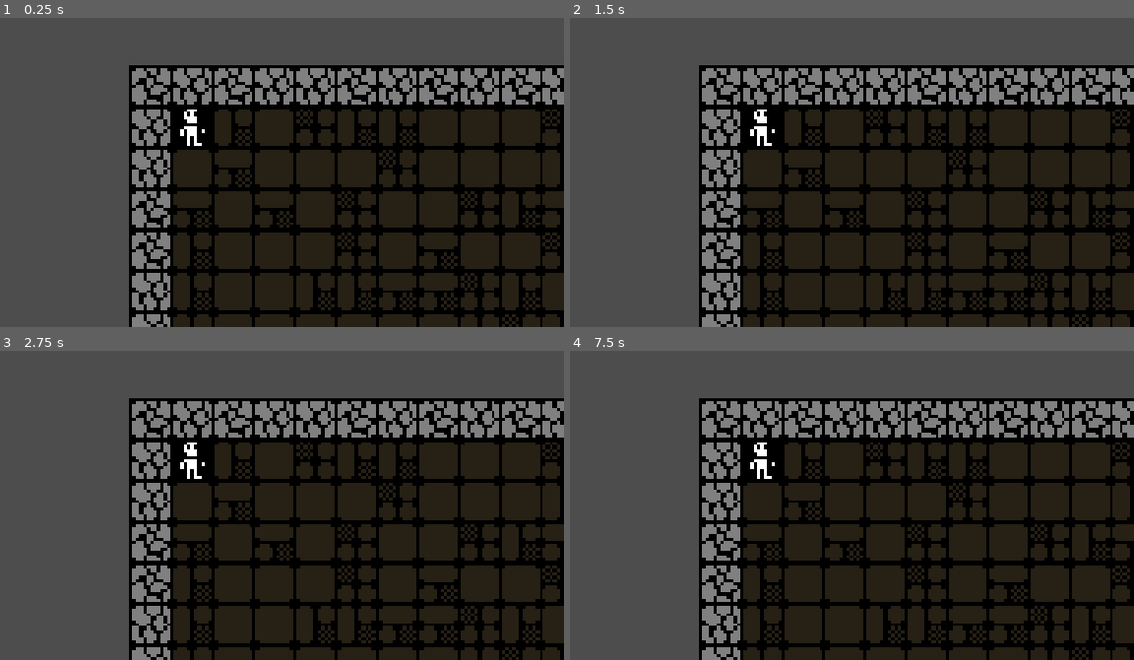
Above: before the commit, frames 1-4 (two rows, left to right).
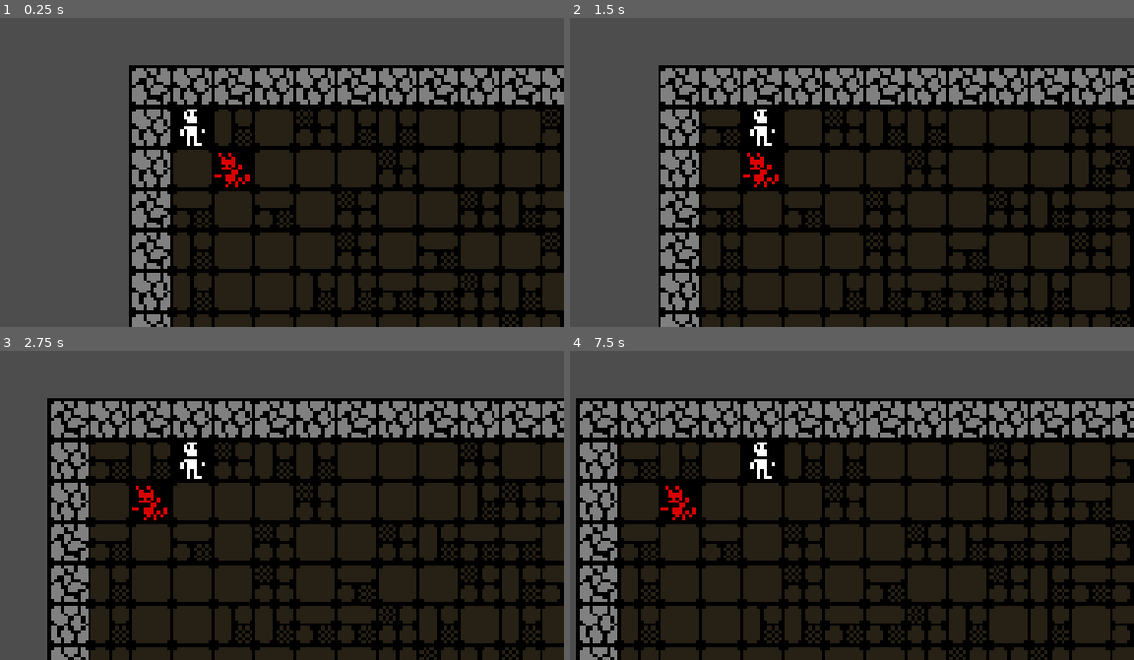
Above: after the commit, the same moments.

Repository: Alfons08/Dungeon-crawler
Game: Godot game, scene res://Scenes/main.tscn
Two runs of this game, one before a commit and one after it. Both use one fixed random seed, a clock stepped at 60 frames per second and the inputs below.
Inputs:
- Up to frame 1 (0.25 s): no input
- Up to frame 2 (1.5 s): tap Enter at 0.5 s; hold D (right) 0.53-1.28 s; tap Space at 1.25 s; hold S (down) from 1.28 s (still down)
- Up to frame 3 (2.75 s): tap Enter at 2 s; release S (down) at 2.03 s; hold D (right) from 2.03 s (still down)
- Up to frame 4 (7.5 s): tap Space at 2.75, 4.25 s; release D (right) at 2.78 s; hold W (up) 2.78-3.53 s; tap Enter at 3.5 s; hold A (left) 3.53-5.03 s; hold S (down) 5.03-5.78 s; hold D (right) 5.78-6.53 s; hold W (up) 6.53-7.28 s; hold D (right) from 7.28 s (still down)

The runs differ from the first frame. In frame 1, 0.6% of the frame differs, in the area x 38-45%, y 42-55%; in frame 2, 21%; in frame 3, 24%; in frame 4, 33%, in the area x 1-100%, y 15-100%.
Error before the commit: Invalid access to property or key 'player_turn_started' on a base object of type 'null instance'. (res://Scripts/player.gd:23)

Commit message:
added enemy scene
worked on enemies and thought about impimenting a enemy manager

Diff:
--- a/dungeon-crawler-game-2-bit/Scenes/Levels/level.tscn
+++ b/dungeon-crawler-game-2-bit/Scenes/Levels/level.tscn
@@ -1,6 +1,7 @@
 [gd_scene format=4 uid="uid://cl1r3nko5kh4v"]
 
 [ext_resource type="Texture2D" uid="uid://ysy8iu63s8xa" path="res://Resources/urizen_onebit_tileset__v2d0.png" id="1_f1n8c"]
+[ext_resource type="PackedScene" uid="uid://bd5fmyhdhml36" path="res://Scenes/enemy.tscn" id="2_7x7pb"]
 
 [sub_resource type="TileSetAtlasSource" id="TileSetAtlasSource_f1n8c"]
 texture = ExtResource("1_f1n8c")
@@ -10391,3 +10392,8 @@
 tile_set = SubResource("TileSet_tyfcb")
 rendering_quadrant_size = 12
 physics_quadrant_size = 12
+
+[node name="Enemies" type="Node2D" parent="." unique_id=1388817999]
+
+[node name="Enemy" parent="Enemies" unique_id=837729429 instance=ExtResource("2_7x7pb")]
+position = Vector2(30, 18)
--- /dev/null
+++ b/dungeon-crawler-game-2-bit/Scenes/enemy.tscn
@@ -0,0 +1,91 @@
+[gd_scene format=3 uid="uid://bd5fmyhdhml36"]
+
+[ext_resource type="Script" uid="uid://cvkgflfuk5d62" path="res://Scripts/EnemyScripts/enemy.gd" id="1_1f0kj"]
+[ext_resource type="Texture2D" uid="uid://ysy8iu63s8xa" path="res://Resources/urizen_onebit_tileset__v2d0.png" id="1_hghv2"]
+[ext_resource type="Script" uid="uid://cventt6y3vns4" path="res://Scripts/EnemyScripts/enemy_stats.gd" id="3_afpow"]
+[ext_resource type="Script" uid="uid://caurr3l1xgmim" path="res://Scripts/EnemyScripts/enemy_idle_state.gd" id="4_287tu"]
+[ext_resource type="Script" uid="uid://bt8rx0rxp2llo" path="res://Scripts/EnemyScripts/enemy_state_machine.gd" id="4_0830c"]
+[ext_resource type="Script" uid="uid://dh7uxfof4sw11" path="res://Scripts/EnemyScripts/enemy_patrol_state.gd" id="6_ghaa6"]
+[ext_resource type="Script" uid="uid://cnx5q0trq4o0p" path="res://Scripts/EnemyScripts/enemy_chase_state.gd" id="7_1dp5w"]
+
+[sub_resource type="AtlasTexture" id="AtlasTexture_1f0kj"]
+atlas = ExtResource("1_hghv2")
+region = Rect2(1353, 261, 12, 12)
+
+[sub_resource type="AtlasTexture" id="AtlasTexture_afpow"]
+atlas = ExtResource("1_hghv2")
+region = Rect2(1366, 261, 12, 12)
+
+[sub_resource type="AtlasTexture" id="AtlasTexture_287tu"]
+atlas = ExtResource("1_hghv2")
+region = Rect2(1379, 261, 12, 12)
+
+[sub_resource type="AtlasTexture" id="AtlasTexture_0830c"]
+atlas = ExtResource("1_hghv2")
+region = Rect2(1392, 261, 12, 12)
+
+[sub_resource type="AtlasTexture" id="AtlasTexture_ghaa6"]
+atlas = ExtResource("1_hghv2")
+region = Rect2(1405, 261, 12, 12)
+
+[sub_resource type="SpriteFrames" id="SpriteFrames_ne65n"]
+animations = [{
+"frames": [{
+"duration": 1.0,
+"texture": SubResource("AtlasTexture_1f0kj")
+}, {
+"duration": 1.0,
+"texture": SubResource("AtlasTexture_afpow")
+}, {
+"duration": 1.0,
+"texture": SubResource("AtlasTexture_287tu")
+}, {
+"duration": 1.0,
+"texture": SubResource("AtlasTexture_0830c")
+}, {
+"duration": 1.0,
+"texture": SubResource("AtlasTexture_ghaa6")
+}],
+"loop": 1,
+"name": &"default",
+"speed": 5.0
+}]
+
+[sub_resource type="RectangleShape2D" id="RectangleShape2D_hghv2"]
+size = Vector2(12, 12)
+
+[node name="Enemy" type="CharacterBody2D" unique_id=837729429 groups=["enemies"]]
+collision_layer = 4
+collision_mask = 3
+script = ExtResource("1_1f0kj")
+
+[node name="AnimatedSprite2D" type="AnimatedSprite2D" parent="." unique_id=1520732014]
+texture_filter = 1
+sprite_frames = SubResource("SpriteFrames_ne65n")
+frame_progress = 0.6777262
+
+[node name="CollisionShape2D" type="CollisionShape2D" parent="." unique_id=1957831287]
+shape = SubResource("RectangleShape2D_hghv2")
+
+[node name="VisionRay" type="RayCast2D" parent="." unique_id=770227134]
+collision_mask = 3
+
+[node name="Stats" type="Node" parent="." unique_id=1702455691]
+script = ExtResource("3_afpow")
+
+[node name="WaitingTimer" type="Timer" parent="." unique_id=1037665980]
+one_shot = true
+
+[node name="EnemyStateMachine" type="Node" parent="." unique_id=62808422]
+script = ExtResource("4_0830c")
+
+[node name="IdleState" type="Node" parent="EnemyStateMachine" unique_id=1945457559]
+script = ExtResource("4_287tu")
+
+[node name="PatrolState" type="Node" parent="EnemyStateMachine" unique_id=27942855]
+script = ExtResource("6_ghaa6")
+
+[node name="ChaseState" type="Node" parent="EnemyStateMachine" unique_id=1460777194]
+script = ExtResource("7_1dp5w")
+
+[node name="AttackState" type="Node" parent="EnemyStateMachine" unique_id=291723765]
--- a/dungeon-crawler-game-2-bit/Scenes/main.tscn
+++ b/dungeon-crawler-game-2-bit/Scenes/main.tscn
@@ -3,7 +3,6 @@
 [ext_resource type="PackedScene" uid="uid://cl1r3nko5kh4v" path="res://Scenes/Levels/level.tscn" id="1_bo1nx"]
 [ext_resource type="PackedScene" uid="uid://cai37h30ylth4" path="res://Scenes/player.tscn" id="2_8gbba"]
 [ext_resource type="Script" uid="uid://d3bi5r04epr0h" path="res://Scripts/turn_manager.gd" id="2_jjvhh"]
-[ext_resource type="Script" uid="uid://c0vofxmcl52de" path="res://Scenes/game_manager.gd" id="2_kry3j"]
 
 [node name="Main" type="Node2D" unique_id=316402161]
 
@@ -13,13 +12,17 @@
 
 [node name="Level" parent="WorldHolder" unique_id=989967779 instance=ExtResource("1_bo1nx")]
 
-[node name="GameManager" type="Node" parent="." unique_id=968710616]
-script = ExtResource("2_kry3j")
+[node name="GameThing" type="Node" parent="." unique_id=968710616]
 
-[node name="TurnManager" type="Node" parent="GameManager" unique_id=1701453239]
+[node name="TurnManager" type="Node" parent="GameThing" unique_id=1701453239]
 script = ExtResource("2_jjvhh")
 
-[node name="Player" parent="." unique_id=710603248 instance=ExtResource("2_8gbba")]
+[node name="EnemyManager" type="Node" parent="GameThing" unique_id=1679671392]
+
+[node name="CombatManager" type="Node" parent="GameThing" unique_id=902485327]
+
+[node name="Player" parent="." unique_id=710603248 node_paths=PackedStringArray("turn_manager") instance=ExtResource("2_8gbba")]
 position = Vector2(12, 0)
+turn_manager = NodePath("../GameThing/TurnManager")
 
 [node name="UI" type="CanvasLayer" parent="." unique_id=41922841]
--- a/dungeon-crawler-game-2-bit/Scenes/player.tscn
+++ b/dungeon-crawler-game-2-bit/Scenes/player.tscn
@@ -1,12 +1,12 @@
 [gd_scene format=3 uid="uid://cai37h30ylth4"]
 
-[ext_resource type="Script" uid="uid://dgk0u032dnhoy" path="res://Scripts/player.gd" id="1_cvnsp"]
+[ext_resource type="Script" uid="uid://dgk0u032dnhoy" path="res://Scripts/PlayerScripts/player.gd" id="1_cvnsp"]
 [ext_resource type="Texture2D" uid="uid://ysy8iu63s8xa" path="res://Resources/urizen_onebit_tileset__v2d0.png" id="1_v0iea"]
-[ext_resource type="Script" uid="uid://cnijhf3nt5d20" path="res://Scripts/player_state_machine.gd" id="3_3smsa"]
-[ext_resource type="Script" uid="uid://c7ob4hoir52qv" path="res://Scripts/attackingstate.gd" id="3_6t5aa"]
-[ext_resource type="Script" uid="uid://cpb804dv7s2jx" path="res://Scripts/idlestate.gd" id="3_x3wgy"]
-[ext_resource type="Script" uid="uid://bxo2qas4dsujo" path="res://Scripts/movingstate.gd" id="4_3smsa"]
-[ext_resource type="Script" uid="uid://bol6l617xeycs" path="res://Scripts/targetingState.gd" id="6_8erm5"]
+[ext_resource type="Script" uid="uid://cnijhf3nt5d20" path="res://Scripts/PlayerScripts/player_state_machine.gd" id="3_3smsa"]
+[ext_resource type="Script" uid="uid://c7ob4hoir52qv" path="res://Scripts/PlayerScripts/attackingstate.gd" id="3_6t5aa"]
+[ext_resource type="Script" uid="uid://cpb804dv7s2jx" path="res://Scripts/PlayerScripts/idlestate.gd" id="3_x3wgy"]
+[ext_resource type="Script" uid="uid://bxo2qas4dsujo" path="res://Scripts/PlayerScripts/movingstate.gd" id="4_3smsa"]
+[ext_resource type="Script" uid="uid://bol6l617xeycs" path="res://Scripts/PlayerScripts/targetingState.gd" id="6_8erm5"]
 
 [sub_resource type="RectangleShape2D" id="RectangleShape2D_kjs7a"]
 size = Vector2(12, 12)
@@ -15,17 +15,25 @@
 atlas = ExtResource("1_v0iea")
 region = Rect2(1353, 1, 12, 12)
 
-[sub_resource type="AtlasTexture" id="AtlasTexture_cvnsp"]
+[sub_resource type="AtlasTexture" id="AtlasTexture_8erm5"]
 atlas = ExtResource("1_v0iea")
-region = Rect2(1366, 1, 12, 12)
+region = Rect2(1353, 599, 12, 12)
 
-[sub_resource type="AtlasTexture" id="AtlasTexture_6t5aa"]
+[sub_resource type="AtlasTexture" id="AtlasTexture_f1ek2"]
 atlas = ExtResource("1_v0iea")
-region = Rect2(1379, 1, 12, 12)
+region = Rect2(1366, 599, 12, 12)
 
-[sub_resource type="AtlasTexture" id="AtlasTexture_vgqql"]
+[sub_resource type="AtlasTexture" id="AtlasTexture_tx1dd"]
 atlas = ExtResource("1_v0iea")
-region = Rect2(1392, 1, 12, 12)
+region = Rect2(1379, 599, 12, 12)
+
+[sub_resource type="AtlasTexture" id="AtlasTexture_gymyn"]
+atlas = ExtResource("1_v0iea")
+region = Rect2(1392, 599, 12, 12)
+
+[sub_resource type="AtlasTexture" id="AtlasTexture_pu2lt"]
+atlas = ExtResource("1_v0iea")
+region = Rect2(1405, 599, 12, 12)
 
 [sub_resource type="AtlasTexture" id="AtlasTexture_fkybt"]
 atlas = ExtResource("1_v0iea")
@@ -50,16 +58,22 @@
 "texture": SubResource("AtlasTexture_v0iea")
 }, {
 "duration": 1.0,
-"texture": SubResource("AtlasTexture_cvnsp")
+"texture": SubResource("AtlasTexture_8erm5")
 }, {
 "duration": 1.0,
-"texture": SubResource("AtlasTexture_6t5aa")
+"texture": SubResource("AtlasTexture_f1ek2")
 }, {
 "duration": 1.0,
-"texture": SubResource("AtlasTexture_vgqql")
+"texture": SubResource("AtlasTexture_tx1dd")
+}, {
+"duration": 1.0,
+"texture": SubResource("AtlasTexture_gymyn")
+}, {
+"duration": 1.0,
+"texture": SubResource("AtlasTexture_pu2lt")
 }],
 "loop": 1,
-"name": &"default",
+"name": &"default_walk",
 "speed": 5.0
 }, {
 "frames": [{
@@ -82,6 +96,7 @@
 
 [node name="Player" type="CharacterBody2D" unique_id=710603248]
 collision_layer = 2
+collision_mask = 5
 script = ExtResource("1_cvnsp")
 
 [node name="CollisionShape2D" type="CollisionShape2D" parent="." unique_id=699870551]
@@ -91,11 +106,13 @@
 [node name="AnimatedSprite2D" type="AnimatedSprite2D" parent="." unique_id=1021097864]
 texture_filter = 1
 sprite_frames = SubResource("SpriteFrames_f60y1")
+animation = &"default_walk"
 centered = false
 
 [node name="RayCast2D" type="RayCast2D" parent="." unique_id=277659832]
 position = Vector2(6, 6)
 target_position = Vector2(0, 0)
+collision_mask = 5
 
 [node name="Camera2D" type="Camera2D" parent="." unique_id=1190983530]
 zoom = Vector2(5, 5)
--- a/dungeon-crawler-game-2-bit/Scenes/game_manager.gd
+++ b/dungeon-crawler-game-2-bit/Scripts/Autoloads/game_manager.gd
@@ -1,6 +1,7 @@
 extends Node
 
-class_name GameManager
+
+
 
 enum GameMode {
 	EXPLORATION,
--- /dev/null
+++ b/dungeon-crawler-game-2-bit/Scripts/EnemyScripts/enemy.gd
@@ -0,0 +1,41 @@
+extends CharacterBody2D
+
+class_name Enemy
+
+@export var tile_size: int = 12
+@export var move_speed: float = 8.0
+@export var vision_range: float = 120.0
+
+
+@onready var vision_ray: RayCast2D = $VisionRay
+
+
+func _ready() -> void:
+	add_to_group("enemies")
+
+
+func can_see_player() -> bool:
+
+	# Find the player
+	var player = get_tree().get_first_node_in_group("player")
+
+	if player == null:
+		return false
+
+	# Check distance
+	var distance = global_position.distance_to(
+		player.global_position
+	)
+
+	if distance > vision_range:
+		return false
+
+	# Point ray towards player
+	vision_ray.target_position = vision_ray.to_local(
+		player.global_position
+	)
+
+	vision_ray.force_raycast_update()
+
+	# Check if ray hits player
+	return vision_ray.get_collider() == player
--- /dev/null
+++ b/dungeon-crawler-game-2-bit/Scripts/EnemyScripts/enemy_chase_state.gd
@@ -0,0 +1,11 @@
+extends EnemyState
+
+
+func enter() -> void:
+	pass
+
+func physics_update(_delta: float) -> void:
+	pass
+
+func exit()->void:
+	pass
--- /dev/null
+++ b/dungeon-crawler-game-2-bit/Scripts/EnemyScripts/enemy_idle_state.gd
@@ -0,0 +1,11 @@
+extends EnemyState
+
+
+func enter() -> void:
+	pass
+
+func physics_update(_delta: float) -> void:
+	pass
+
+func exit()->void:
+	pass
--- /dev/null
+++ b/dungeon-crawler-game-2-bit/Scripts/EnemyScripts/enemy_patrol_state.gd
@@ -0,0 +1,11 @@
+extends EnemyState
+
+
+func enter() -> void:
+	pass
+
+func physics_update(_delta: float) -> void:
+	pass
+
+func exit()->void:
+	pass
--- /dev/null
+++ b/dungeon-crawler-game-2-bit/Scripts/EnemyScripts/enemy_state_machine.gd
@@ -0,0 +1,53 @@
+extends Node
+class_name EnemyStateMachine
+
+
+@onready var enemy: Enemy = get_parent()
+#referens till enemy
+var current_state: EnemyState = null
+
+
+
+
+
+func _ready() -> void:
+
+
+
+	for child in get_children():
+
+		var state = child as EnemyState
+		#ger varje child en referens till spelaren och till statemachine
+		if state:
+			state.enemy = enemy
+			state.state_machine = self
+
+	# Start in Idle
+	transition_to("IdleState")
+
+func _physics_process(delta: float) -> void:
+	#physics process för "staten"
+
+	if current_state:
+		current_state.physics_update(delta)
+
+
+
+func transition_to(state_name: String) -> void:
+
+	var next_state = get_node_or_null(state_name) as EnemyState
+
+	if next_state == null:
+		push_error("State not found: " + state_name)
+		return
+
+	if current_state == next_state:
+		return
+
+	# Lämna nuvarande "state"
+	if current_state:
+		current_state.exit()
+
+	# Aktivera nytt "state"
+	current_state = next_state
+	current_state.enter()
--- /dev/null
+++ b/dungeon-crawler-game-2-bit/Scripts/EnemyScripts/enemy_stats.gd
@@ -0,0 +1,25 @@
+extends Node
+
+class_name Stats
+
+signal health_changed(amount:int)
+signal died
+
+@export var max_health: int = 10
+
+var current_health: int
+
+func _ready() -> void:
+	current_health = max_health
+
+func take_damage(amount:int)->void:
+
+	if current_health <= 0 or amount <= 0:
+		return
+
+	current_health = max(0, current_health - amount)
+
+	health_changed.emit(current_health)
+
+	if current_health == 0:
+		died.emit()
--- /dev/null
+++ b/dungeon-crawler-game-2-bit/Scripts/EnemyScripts/enemystate.gd
@@ -0,0 +1,15 @@
+extends Node
+
+class_name EnemyState
+
+var enemy: Enemy
+var state_machine: EnemyStateMachine
+
+func enter()->void:
+	pass
+
+func exit()->void:
+	pass
+
+func _physics_process(delta: float) -> void:
+	pass
--- a/dungeon-crawler-game-2-bit/Scripts/MovingState.gd
+++ /dev/null
@@ -1,79 +0,0 @@
-extends PlayerState
-
-
-func enter() -> void:
-	print("Entered Moving")
-
-"""
-Detta med state machines fick jag lära mig att
-man vill dela upp till olika scripts.
-Var tvungen att ta hjälp av guides för att lösa detta.
-Men själva grundkoden har jag gjort.
-Bara att först detta med classes
-"""
-
-func physics_update(delta: float) -> void:
-
-	#updateras av StateMachine
-
-
-	# 1. Check if player pressed a new direction
-	var new_direction = player.get_just_pressed_direction()
-
-	if new_direction != Vector2.ZERO:
-		player.queued_direction = new_direction
-
-
-	# 2. Move towards the target tile
-	player.position = player.position.move_toward(player.target_position,player.move_speed * player.tile_size * delta)
-
-
-	#check if target tile reached
-	if player.position.distance_to(player.target_position) < 0.1:
-		#snap to targeted_position
-		player.position = player.target_position
-
-
-		player.current_direction = Vector2.ZERO
-
-		state_machine.transition_to("IdleState")
-
-		player.turn_manager.spend_action_point(1)
-
-	"""
-
-	# 3. Check if target tile has been reached
-	if player.position.distance_to(player.target_position) < 0.1:
-
-		player.position = player.target_position
-		player.turn_manager.spend_action_point(1)
-
-		# 4. Determine the next direction
-		var next_direction = player.queued_direction
-		player.queued_direction = Vector2.ZERO
-
-		# If no direction is queued, continue current movement
-		if next_direction == Vector2.ZERO and player.is_action_held():
-			next_direction = player.current_direction
-
-
-		# 5. Start the next movement if possible
-		if next_direction != Vector2.ZERO and player.can_move_in(next_direction):
-			player.start_move(next_direction)
-			return
-
-		# If the queued direction was blocked, try continuing straight
-		if player.is_action_held() and player.current_direction != Vector2.ZERO:
-			if player.can_move_in(player.current_direction):
-				player.start_move(player.current_direction)
-				return
-
-		# 6. Otherwise, stop and return to Idle
-		player.current_direction = Vector2.ZERO
-		state_machine.transition_to("IdleState")
-
-
-	"""
-
-func exit() -> void:
-	print("Exited Moving")
--- a/dungeon-crawler-game-2-bit/Scripts/IdleState.gd
+++ b/dungeon-crawler-game-2-bit/Scripts/PlayerScripts/idlestate.gd
@@ -1,7 +1,7 @@
 extends PlayerState
 
 func enter() -> void:
-	print("Entered Idle")
+	pass
 
 
 func physics_update(_delta: float) -> void:
@@ -13,7 +13,7 @@
 	var direction: Vector2
 
 
-	if player.GameManager.current_mode == player.GameManager.GameMode.COMBAT:
+	if GameManager.current_mode == GameManager.GameMode.COMBAT:
 		#check if player can perform action
 		if not player.turn_manager.can_perform_action(1):
 				return
@@ -37,4 +37,4 @@
 
 
 func exit() -> void:
-	print("Exited Idle")
+	pass
--- /dev/null
+++ b/dungeon-crawler-game-2-bit/Scripts/PlayerScripts/movingstate.gd
@@ -0,0 +1,70 @@
+extends PlayerState
+
+
+func enter() -> void:
+	pass
+
+"""
+Detta med state machines fick jag lära mig att
+man vill dela upp till olika scripts.
+Var tvungen att ta hjälp av guides för att lösa detta.
+Men själva grundkoden har jag gjort.
+Bara att först detta med classes
+"""
+
+func physics_update(delta: float) -> void:
+
+	#updateras av StateMachine
+
+
+	# 1. Check if player pressed a new direction
+	var new_direction = player.get_just_pressed_direction()
+
+	if new_direction != Vector2.ZERO:
+		player.queued_direction = new_direction
+
+
+	# 2. Move towards the target tile
+	player.position = player.position.move_toward(player.target_position,player.move_speed * player.tile_size * delta)
+
+
+
+	#check if target tile reached
+	if player.position.distance_to(player.target_position) < 0.1:
+		#snap to targeted_position
+		player.position = player.target_position
+
+		if GameManager.current_mode == GameManager.GameMode.COMBAT:
+
+			player.current_direction = Vector2.ZERO
+			state_machine.transition_to("IdleState")
+			player.turn_manager.spend_action_point(1)
+		else:
+			# 4. Determine the next direction
+			var next_direction = player.queued_direction
+			player.queued_direction = Vector2.ZERO
+
+			# If no direction is queued, continue current movement
+			if next_direction == Vector2.ZERO and player.is_action_held():
+				next_direction = player.current_direction
+
+
+			# 5. Start the next movement if possible
+			if next_direction != Vector2.ZERO and player.can_move_in(next_direction):
+				player.start_move(next_direction)
+				return
+
+			# If the queued direction was blocked, try continuing straight
+			if player.is_action_held() and player.current_direction != Vector2.ZERO:
+				if player.can_move_in(player.current_direction):
+					player.start_move(player.current_direction)
+					return
+
+			# 6. Otherwise, stop and return to Idle
+			player.current_direction = Vector2.ZERO
+			state_machine.transition_to("IdleState")
+
+
+
+func exit() -> void:
+	pass
--- a/dungeon-crawler-game-2-bit/Scripts/player.gd
+++ b/dungeon-crawler-game-2-bit/Scripts/PlayerScripts/player.gd
@@ -4,8 +4,8 @@
 @export var tile_size: int = 12
 @export var move_speed: float = 8.0
 
-@onready var game_manager: GameManager = $"../GameManager"
-@onready var turn_manager: TurnManager =$"../GameSystems/TurnManager"
+
+@export var turn_manager: TurnManager
 @onready var animated_sprite_2d: AnimatedSprite2D = $AnimatedSprite2D
 @onready var ray_cast: RayCast2D = $RayCast2D
 
@@ -17,6 +17,7 @@
 
 
 func _ready() -> void:
+	add_to_group("player")
 	#sätt spelaren på kanten av en ruta
 	position = position.snapped(Vector2(tile_size, tile_size))
 	target_position = position
--- a/dungeon-crawler-game-2-bit/Scripts/player_state_machine.gd
+++ b/dungeon-crawler-game-2-bit/Scripts/PlayerScripts/player_state_machine.gd
@@ -7,10 +7,7 @@
 #referens till "staten"
 var current_state: PlayerState = null
 
-"""
 
-
-"""
 
 
 func _ready() -> void:
--- a/dungeon-crawler-game-2-bit/project.godot
+++ b/dungeon-crawler-game-2-bit/project.godot
@@ -15,10 +15,19 @@
 config/features=PackedStringArray("4.7", "GL Compatibility")
 config/icon="res://icon.svg"
 
+[autoload]
+
+GameManager="*uid://caq6wm45ul0p"
+
 [display]
 
 window/stretch/mode="canvas_items"
 window/stretch/aspect="expand"
+
+[global_group]
+
+player=""
+enemies=""
 
 [input]
 
Not shown, removed: dungeon-crawler-game-2-bit/Scenes/game_manager.gd.uid
Not shown, added: dungeon-crawler-game-2-bit/Scripts/Autoloads/game_manager.gd.uid
Not shown, added: dungeon-crawler-game-2-bit/Scripts/EnemyScripts/enemy.gd.uid
Not shown, added: dungeon-crawler-game-2-bit/Scripts/EnemyScripts/enemy_chase_state.gd.uid
Not shown, added: dungeon-crawler-game-2-bit/Scripts/EnemyScripts/enemy_idle_state.gd.uid
Not shown, added: dungeon-crawler-game-2-bit/Scripts/EnemyScripts/enemy_patrol_state.gd.uid
Not shown, added: dungeon-crawler-game-2-bit/Scripts/EnemyScripts/enemy_state_machine.gd.uid
Not shown, added: dungeon-crawler-game-2-bit/Scripts/EnemyScripts/enemy_stats.gd.uid
Not shown, added: dungeon-crawler-game-2-bit/Scripts/EnemyScripts/enemystate.gd.uid
Renamed: dungeon-crawler-game-2-bit/Scripts/AttackingState.gd -> dungeon-crawler-game-2-bit/Scripts/PlayerScripts/attackingstate.gd
Renamed: dungeon-crawler-game-2-bit/Scripts/AttackingState.gd.uid -> dungeon-crawler-game-2-bit/Scripts/PlayerScripts/attackingstate.gd.uid
Renamed: dungeon-crawler-game-2-bit/Scripts/IdleState.gd.uid -> dungeon-crawler-game-2-bit/Scripts/PlayerScripts/idlestate.gd.uid
(and 7 more such lines)
